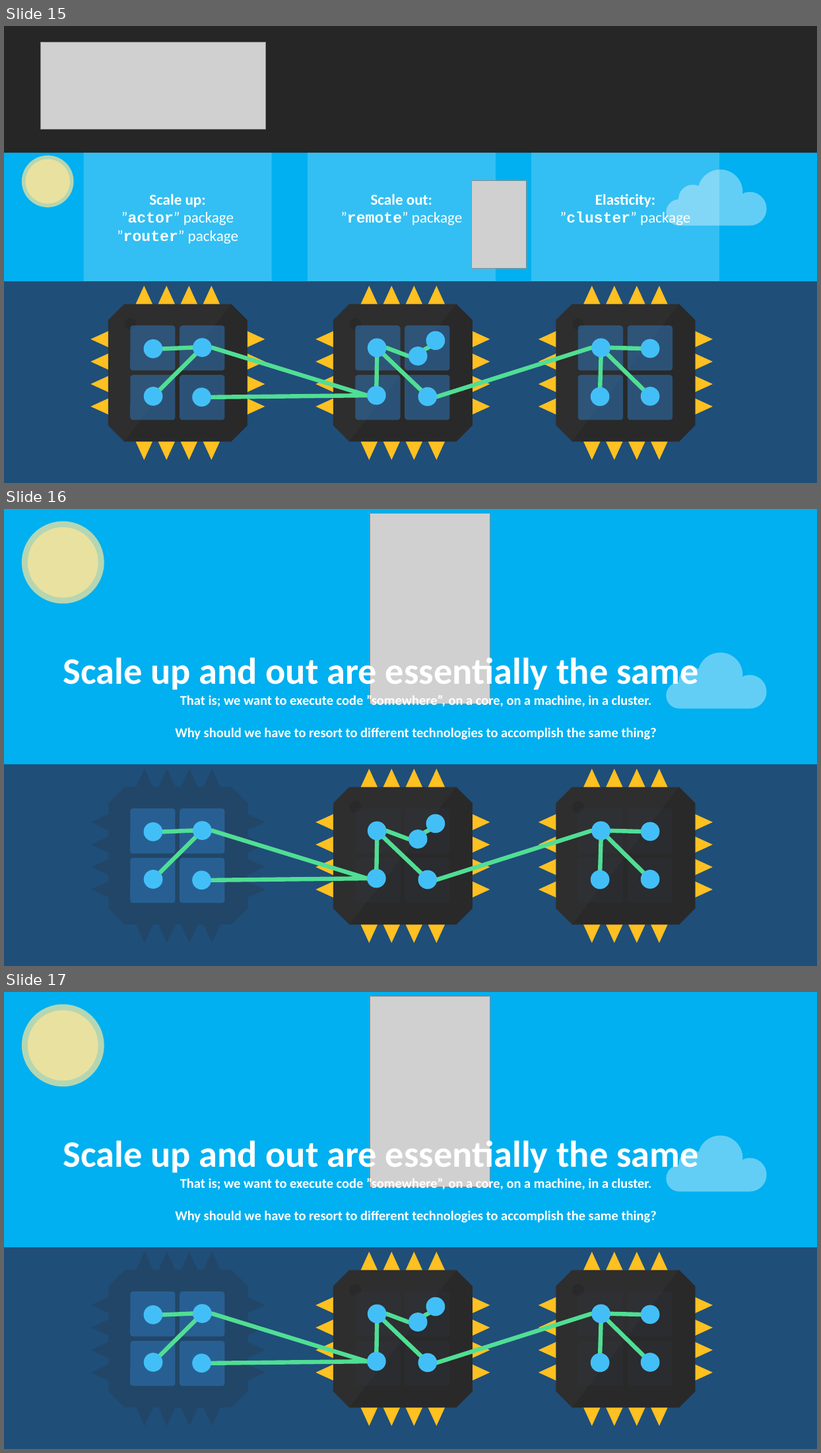
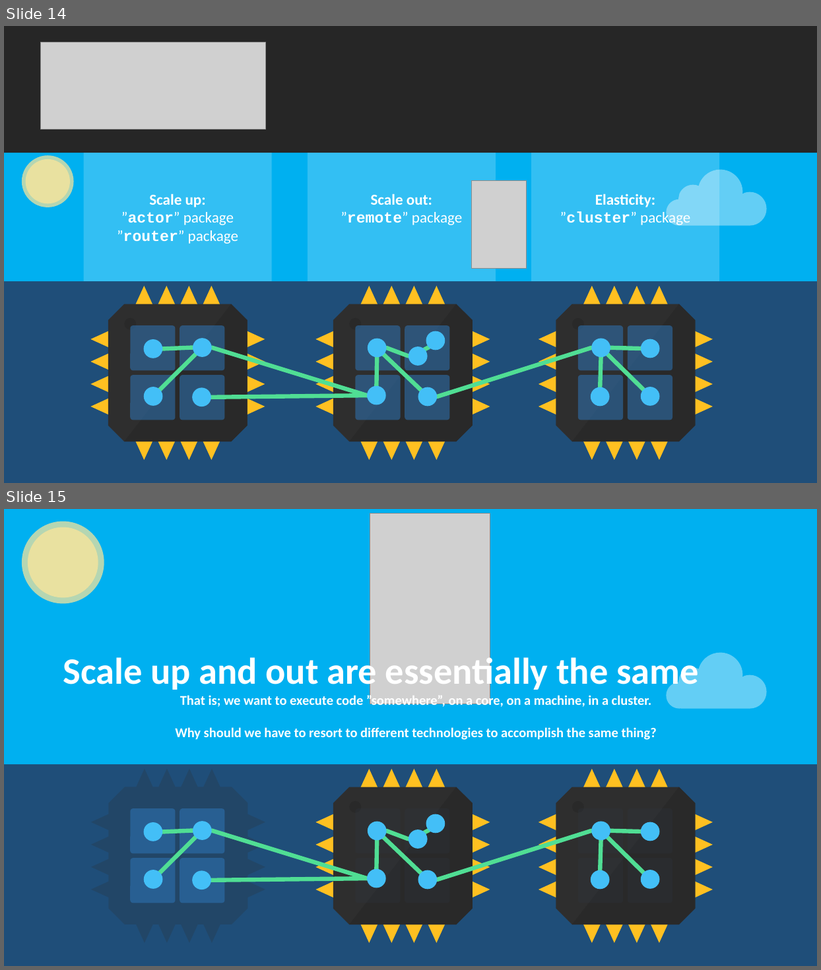
Before and after one commit to rogeralsing/Presentations, a slide deck: ProtoActor/QConSP/protoactor.pptx. Shown one above the other, each under a label of ours: slides 15, 16 and 17 before the commit, slides 14 and 15 after it. The pictures are 821x1453 and 821x970 pixels, drawn with LibreOffice and Linux fonts; fonts in the diff are those of the drawing; grey boxes stand for pictures. Boxes give left, top, right and bottom in pixels: in the first picture for what was removed or moved away, otherwise in the second. Text is boxed around its words. In the diff, an @@ line names an element or a change of style, - is before the commit and + after.

```diff
--- a/ProtoActor/QConSP/protoactor.pptx
+++ b/ProtoActor/QConSP/protoactor.pptx
@@ slide 16 removed at <box>4,509,817,966</box>, background #1F4E79 @@
@@ rectangle removed at <box>4,509,817,764</box> @@
@@ ellipse removed at <box>22,521,104,603</box> @@
@@ ellipse removed at <box>28,527,98,598</box> @@
@@ picture removed at <box>370,513,490,704</box> @@
@@ text removed at <box>63,653,699,740</box> @@
-Scale up and out are essentially the same
-That is; we want to execute code ”somewhere”, on a core, on a machine, in a cluster.
-Why should we have to resort to different technologies to accomplish the same thing?
@@ freeform shape removed at <box>667,653,767,709</box> @@
@@ group removed at <box>144,815,660,890</box>: 13 ellipses, 12 lines @@
@@ group removed at <box>91,769,265,943</box>: 4 rounded rectangles, 1 freeform shape @@
@@ group removed at <box>316,769,490,943</box>: 4 rounded rectangles, 2 freeform shapes, 1 octagon, 1 ellipse @@
@@ group removed at <box>539,769,714,943</box>: 4 rounded rectangles, 2 freeform shapes, 1 octagon, 1 ellipse @@
@@ what was slide 15 is now slide 14 @@
@@ what was slide 17 is now slide 15 @@
```
Also in this commit, not shown: 1 slide changed, 1 other slide removed.
